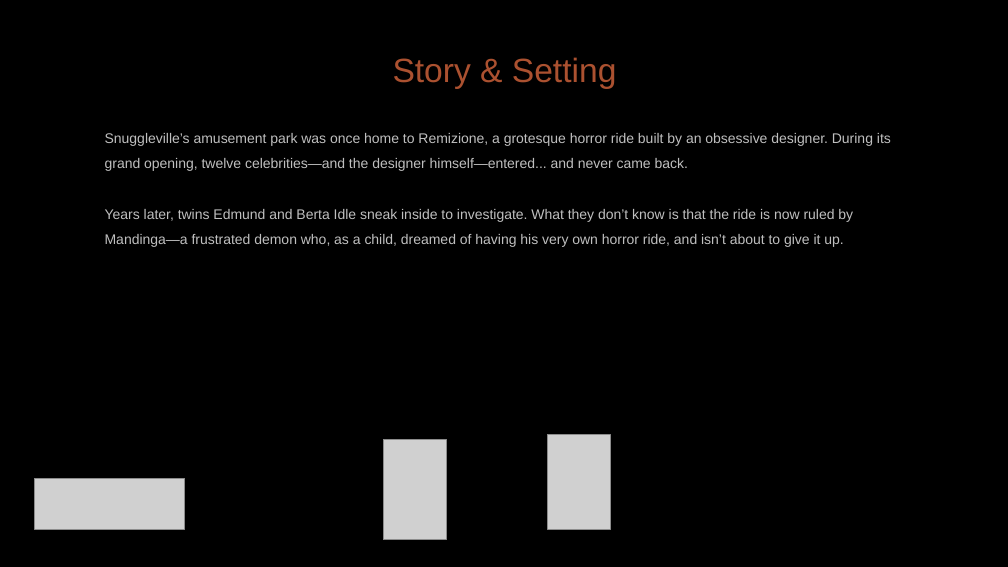
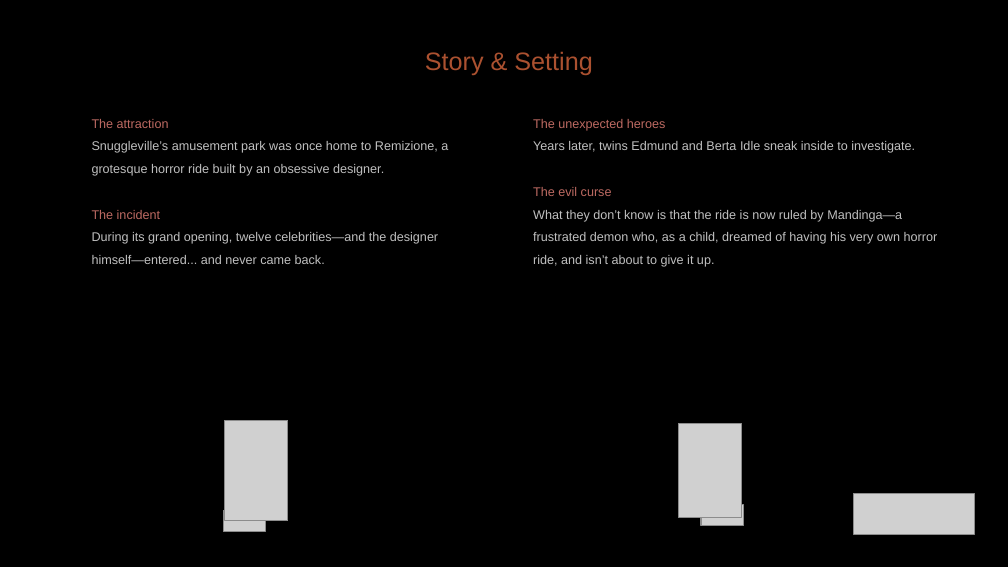
Before and after one commit to diegohcanepa/Remizione, a slide deck: slide 5 of Pitch Deck.pptx. Drawn at 1008x567 pixels with LibreOffice and Linux fonts; fonts in the diff are those of the drawing; grey boxes stand for pictures; background and template pictures are left out. Boxes give left, top, right and bottom in pixels: in the first picture for what was removed or moved away, otherwise in the second. Text is boxed around its words. In the diff, an @@ line names an element or a change of style, - is before the commit and + after.

```diff
--- a/Pitch Deck.pptx
+++ b/Pitch Deck.pptx
@@ text "Story & Setting": place and size @@
-text "Story & Setting" at box(393, 57, 617, 89)
+text "Story & Setting" at box(425, 51, 592, 75)
@@ text "Story & Setting" at box(425, 51, 592, 75): size 24 to 18 pt @@
@@ subtitle at box(92, 119, 448, 264): text changed; size 10 to 9 pt @@
-Snuggleville’s amusement park was once home to Remizione, a grotesque horror ride built by an obsessive designer. During its grand opening, twelve celebrities—and the designer himself—entered... and never came back.
-Years later, twins Edmund and Berta Idle sneak inside to investigate. What they don’t know is that the ride is now ruled by Mandinga—a frustrated demon who, as a child, dreamed of having his very own horror ride, and isn’t about to give it up.
+The attraction
+Snuggleville’s amusement park was once home to Remizione, a grotesque horror ride built by an obsessive designer.
+The incident
+During its grand opening, twelve celebrities—and the designer himself—entered... and never came back.
@@ text added at box(533, 119, 938, 267), 9 pt, text #BFBFBF @@
+The unexpected heroes
+Years later, twins Edmund and Berta Idle sneak inside to investigate.
+The evil curse
+What they don’t know is that the ride is now ruled by Mandinga—a frustrated demon who, as a child, dreamed of having his very own horror ride, and isn’t about to give it up.
@@ picture: place and size @@
-picture at box(383, 439, 446, 540)
+picture at box(225, 420, 287, 521)
@@ picture removed at box(547, 434, 610, 529) @@
@@ picture added at box(678, 423, 741, 518) @@
@@ picture added at box(701, 505, 743, 526) @@
@@ picture: place and size @@
-picture at box(34, 479, 184, 529)
+picture at box(854, 493, 975, 534)
@@ picture added at box(223, 510, 265, 531) @@
```
Also in this commit, not shown: 8 other slides changed, 1 slide added, 1 slide removed, 2 other files.
